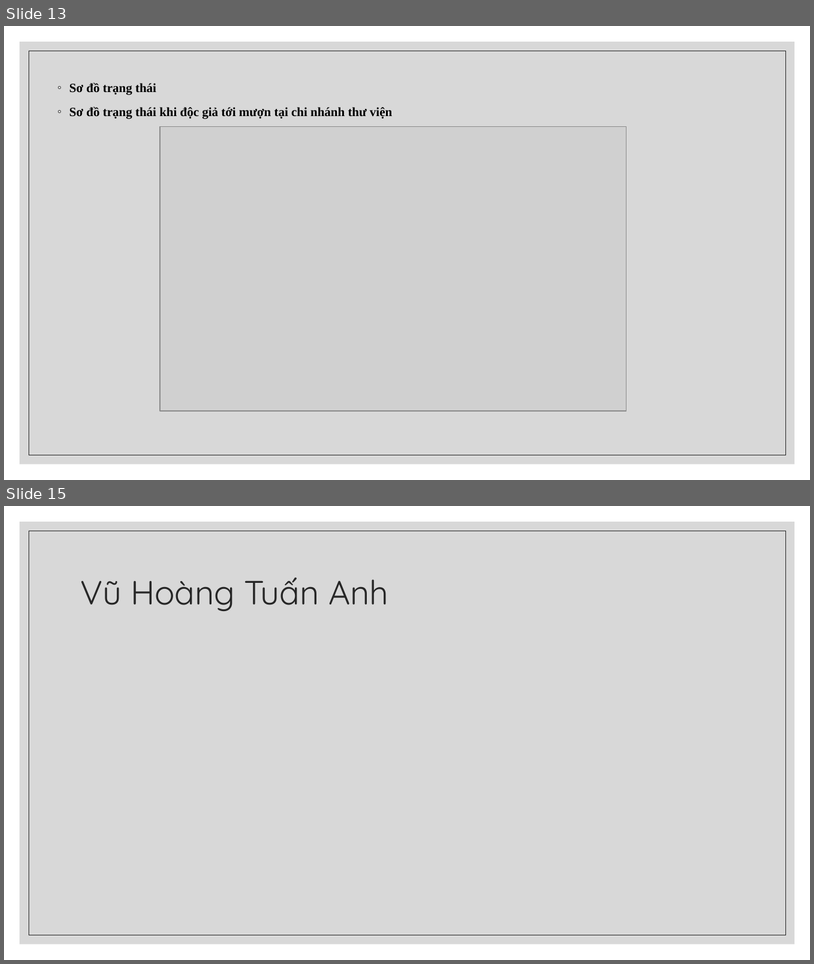
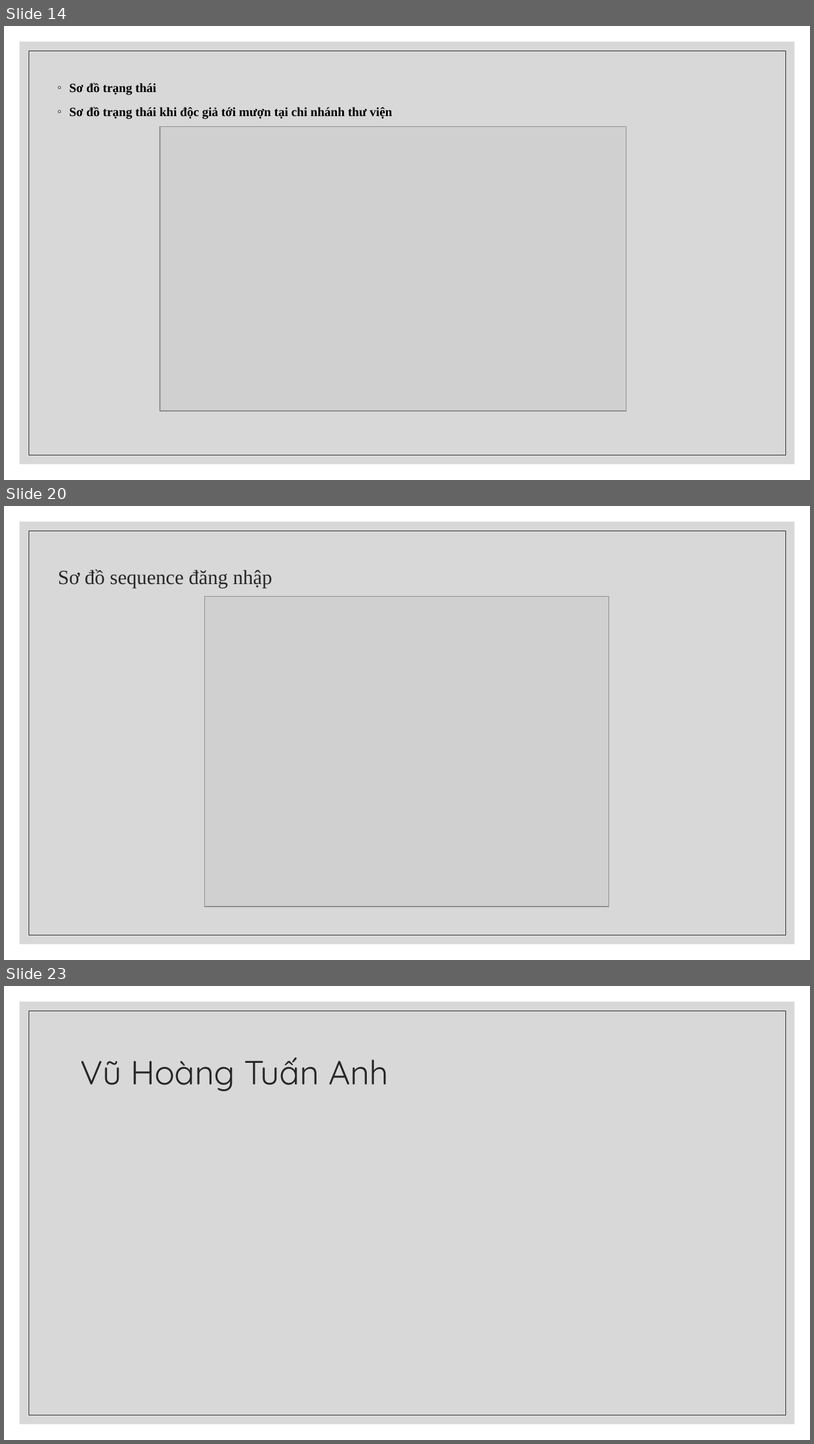
Before and after one commit to HuynhMinh02/THICUOIKI, a slide deck: src/baithicuoiki/Báo-cáo-đề-án-phát-triển-phần-mềm-OPEN-LIBRARY.pptx. Shown one above the other, each under a label of ours: slides 13 and 15 before the commit, slides 14, 20 and 23 after it; the slides between them are not shown. The pictures are 814x964 and 814x1444 pixels, drawn with LibreOffice and Linux fonts; fonts in the diff are those of the drawing; grey boxes stand for pictures. Boxes give left, top, right and bottom in pixels: in the first picture for what was removed or moved away, otherwise in the second. Text is boxed around its words. In the diff, an @@ line names an element or a change of style, - is before the commit and + after.

```diff
--- a/src/baithicuoiki/Báo-cáo-đề-án-phát-triển-phần-mềm-OPEN-LIBRARY.pptx
+++ b/src/baithicuoiki/Báo-cáo-đề-án-phát-triển-phần-mềm-OPEN-LIBRARY.pptx
@@ slide 20 added at (4,506,810,960), background #FFFFFF; not listed: 2 template elements that a slide beside it also shows @@
@@ title added at (58,569,272,588), 24 pt, text #262626 @@
+Sơ đồ sequence đăng nhập
@@ picture added at (205,596,609,906) @@
@@ what was slide 13 is now slide 14 @@
@@ what was slide 15 is now slide 23 @@
```
Also in this commit, not shown: 2 slides changed, 7 other slides added, 1 other file.
